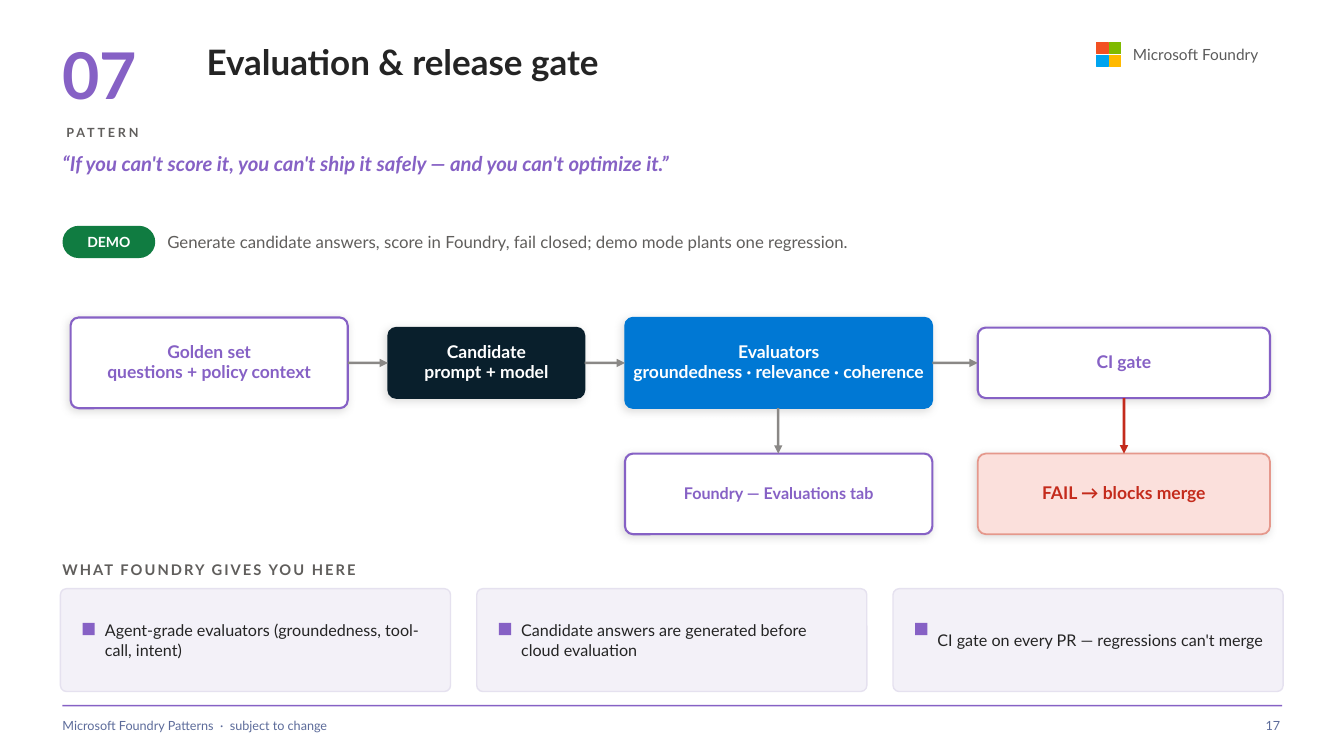
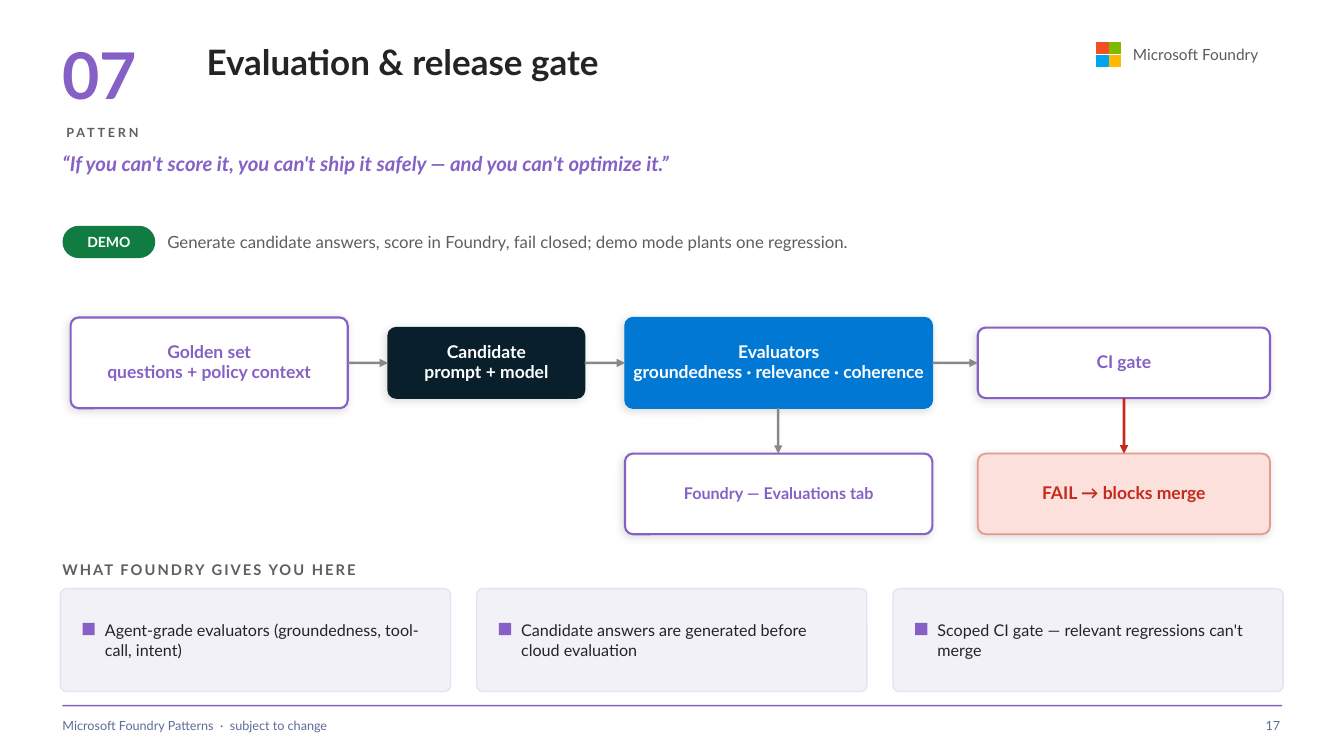
Before and after one commit to SridharArrabelly/foundry-pattern-library, a slide deck: slide 17 of foundry-patterns.pptx. Drawn at 1344x756 pixels with LibreOffice and Linux fonts; fonts in the diff are those of the drawing. Boxes give left, top, right and bottom in pixels: in the first picture for what was removed or moved away, otherwise in the second. Text is boxed around its words. In the diff, an @@ line names an element or a change of style, - is before the commit and + after.

```diff
--- a/foundry-patterns.pptx
+++ b/foundry-patterns.pptx
@@ text at <box>937,624,1243,659</box>: text changed @@
-CI gate on every PR — regressions can't merge
+Scoped CI gate — relevant regressions can't merge
```
Also in this commit, not shown: 4 other files.
